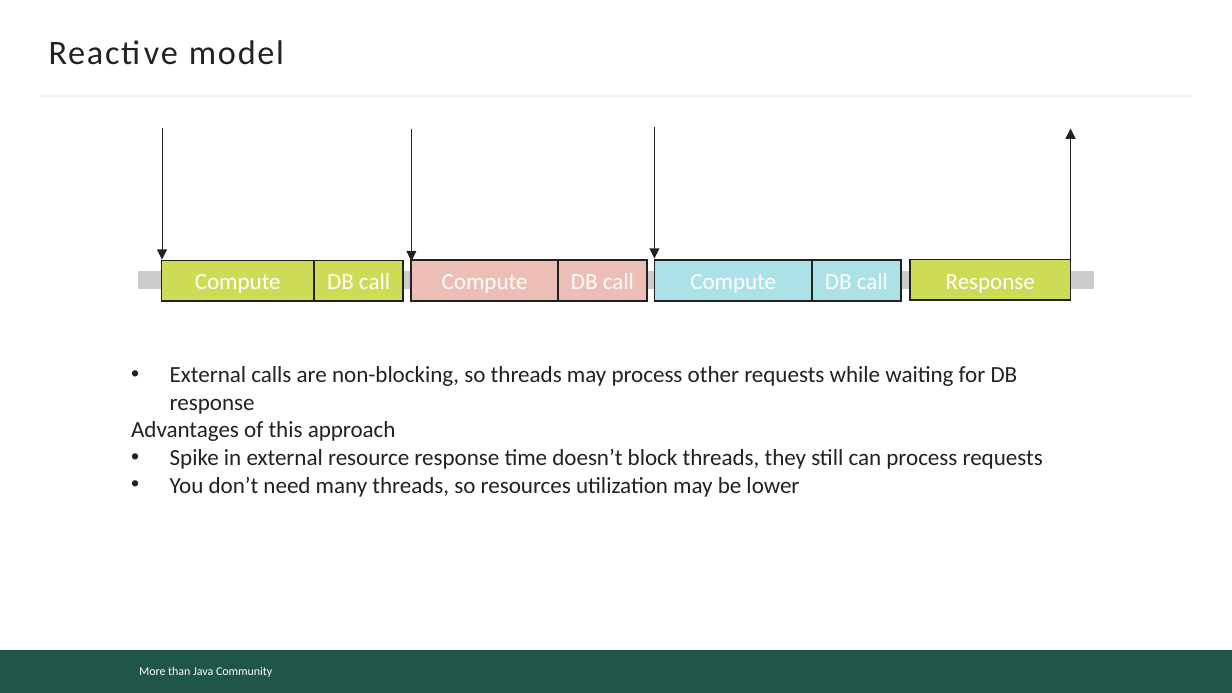
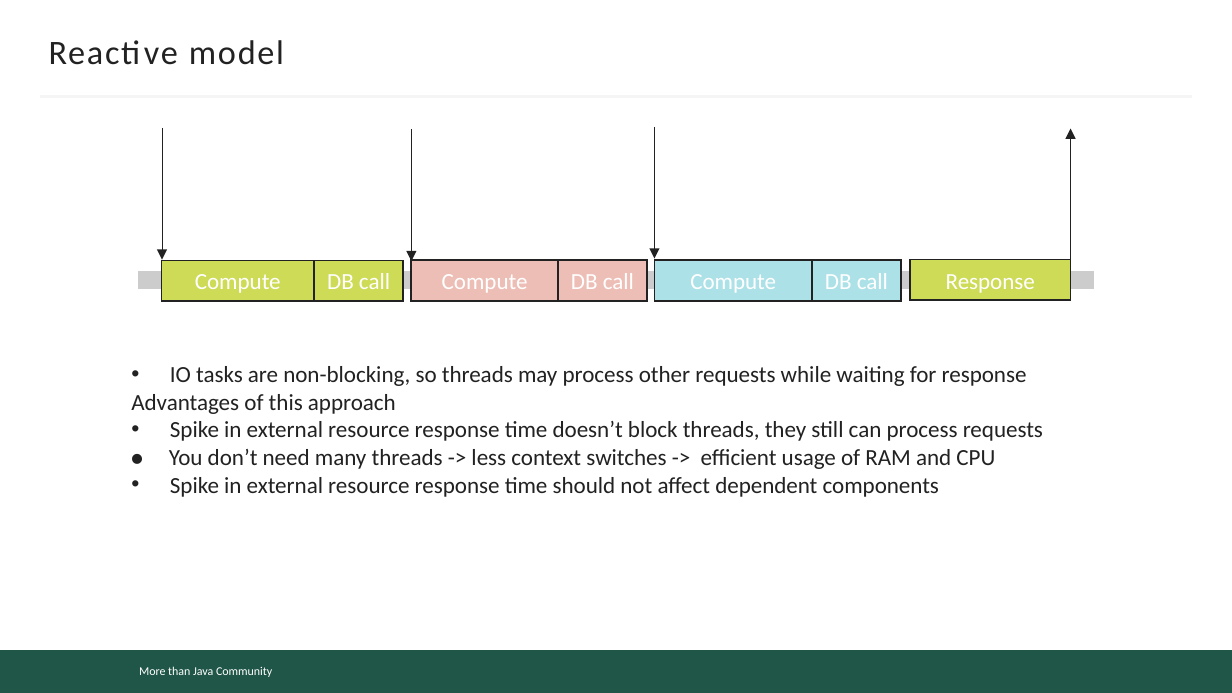
Before and after one commit to mjc-school/mentors-handsbook, a slide deck: slide 4 of light-talks/reactive/reactive.pptx. Drawn at 1232x693 pixels with LibreOffice and Linux fonts; fonts in the diff are those of the drawing; background and template pictures are left out. Boxes give left, top, right and bottom in pixels: in the first picture for what was removed or moved away, otherwise in the second. Text is boxed around its words. In the diff, an @@ line names an element or a change of style, - is before the commit and + after.

Commit message:
update demo and presentation for reactive programming talk

```diff
--- a/light-talks/reactive/reactive.pptx
+++ b/light-talks/reactive/reactive.pptx
@@ text at <box>170,366,1027,386</box>: text changed @@
-• External calls are non-blocking, so threads may process other requests while waiting for DB response
+• IO tasks are non-blocking, so threads may process other requests while waiting for response
@@ text at <box>169,449,995,497</box>: text changed @@
-• You don’t need many threads, so resources utilization may be lower
+⦁ You don’t need many threads -> less context switches -> efficient usage of RAM and CPU
+• Spike in external resource response time should not affect dependent components
```
Also in this commit, not shown: 3 other slides changed, 4 slides added, 1 other file.
